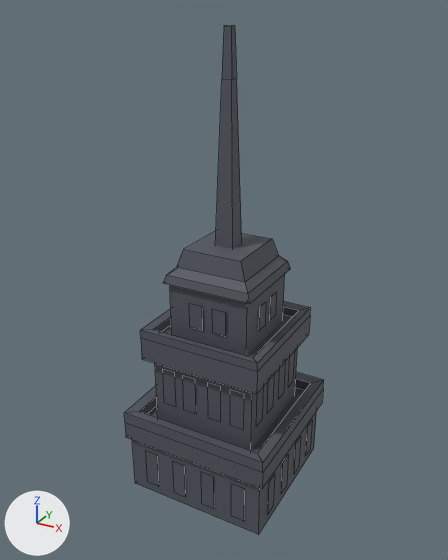
The FBX model Assets/Resources/Meshs/Tower/TowerRoof.fbx, before and after one commit.
The view is the same before and after, from a 50 mm lens placed at (1.32, -2.45, 2.35), pointed at (-0.02, -0.01, 1.13). Arrows for +X, +Y and +Z are at lower left; the lights stay in place. Mesh edges are drawn as thin lines. Where no turn or scale is listed for an object, it has been applied to the vertices.
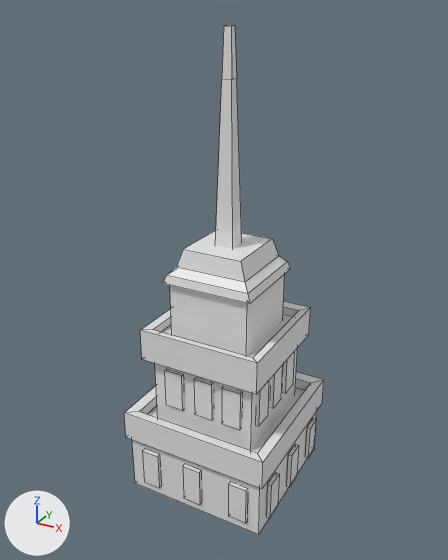
Where the change shows, as pixel boxes [x1, y1, x2, y2] in the pictures (448 x 560 px):
part 1 of me_cube_010, rebuilt (43% wider, 8% taller)
    before: [146, 451, 159, 486]
    after: [142, 450, 161, 488]
part 2 of me_cube_010, rebuilt
    before: [267, 474, 275, 515]
    after: [266, 473, 279, 518]
part 3 of me_cube_010, rebuilt (43% wider, 8% taller)
    before: [231, 484, 244, 521]
    after: [229, 483, 248, 523]
part 4 of me_cube_010, rebuilt (86% wider, 17% taller)
    before: [306, 421, 312, 455]
    after: [305, 418, 317, 458]
part 5 of me_cube_010, deleted
    before: [163, 292, 295, 509]
part 6 of me_cube_010, built on
    before: [124, 308, 324, 489]
    after: [124, 308, 324, 504]
part 7 of me_cube_010, built on
    before: [281, 437, 301, 493]
    after: [286, 444, 299, 487]
part 8 of me_cube_010, recoloured
    both: [125, 25, 323, 535]

The edits, one by one:
me_cube_010 is used by ob_cube_003; location (0.0, 0.0, 0.0).
Verts and faces of me_cube_010; kept vertices keep their numbers, new ones are numbered from 252.
Before the commit, vertices of me_cube_010: 136 (0.37, 0.12, 0.26) at pixel (300, 436), 137 (0.37, 0.12, 0.05) at pixel (298, 466), 138 (0.37, 0.05, 0.26) at pixel (295, 443), 139 (0.37, 0.05, 0.05) at pixel (293, 474), 144 (0.37, -0.05, 0.26) at pixel (288, 454).
Before the commit, vertices of me_cube_010: 145 (0.37, -0.05, 0.05) at pixel (286, 485), 146 (0.37, -0.12, 0.26) at pixel (282, 462), 147 (0.37, -0.12, 0.05) at pixel (280, 494).
me_cube_010 had 252 vertices, 120 faces and spanned x -0.39..0.39, y -0.39..0.39, z 0.0..2.28.
me_cube_010 now has 276 vertices, 192 faces and spans x -0.39..0.39, y -0.39..0.41, z 0.0..2.28.
me_cube_010 part 1: the loose piece of 4 vertices spanning x -0.28..-0.21, y -0.37, z 0.05..0.26 is rebuilt with 8 vertices and now spans x -0.3..-0.2, y -0.38..-0.36, z 0.05..0.26.
me_cube_010 part 2: the loose piece of 4 vertices spanning x 0.37, y -0.28..-0.21, z 0.05..0.26 is rebuilt with 8 vertices and now spans x 0.37..0.39, y -0.29..-0.2, z 0.05..0.26.
me_cube_010 part 3: the loose piece of 4 vertices spanning x 0.22..0.29, y -0.37, z 0.05..0.26 is rebuilt with 8 vertices and now spans x 0.21..0.31, y -0.38..-0.36, z 0.05..0.26.
me_cube_010 part 4: the loose piece of 4 vertices spanning x 0.37, y 0.22..0.29, z 0.05..0.26 is rebuilt with 8 vertices and now spans x 0.37..0.39, y 0.21..0.31, z 0.05..0.26.
me_cube_010 part 5: 25 loose pieces with 100 vertices, spanning x -0.29..0.28, y -0.37..0.37, z 0.05..1.08, are deleted.
Part 6, on me_cube_010:
26 vertices are removed from x -0.39..0.39, y -0.39..0.39, z 0.05..0.88.
23 faces are deleted.
10 vertices move within x -0.37..-0.1, y -0.28..0.27, z 0.05..0.71.
90 vertices are added at x -0.39..0.31, y -0.38..0.41, z 0.05..0.71.
36 new vertices lie (0.0, 0.0, 0.2) away from vertices in x -0.29..0.28, y -0.28..0.29, z 0.51.
93 new faces join them.
Part 7, on me_cube_010:
Vertices deleted: 136, 137, 146, 147 (with the faces that use them).
New vertices 270 to 273 stand at vertices 138, 139, 144, 145, in that order, plus (0.02, 0.0, 0.0).
New faces: (270, 272, 273, 271), (139, 271, 273, 145), (144, 145, 273, 272), (138, 270, 271, 139), (138, 144, 272, 270).
me_cube_010 part 8: 64 faces spanning x -0.39..0.39, y -0.39..0.39, z 0.0..2.28 switch from mat_office_building_000 (dark grey #52565f) to no material.
